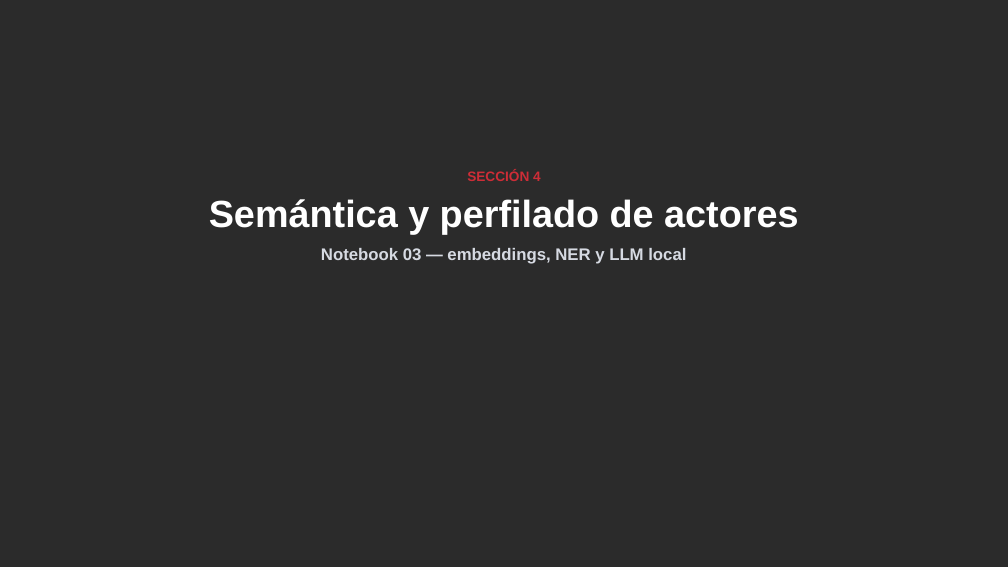
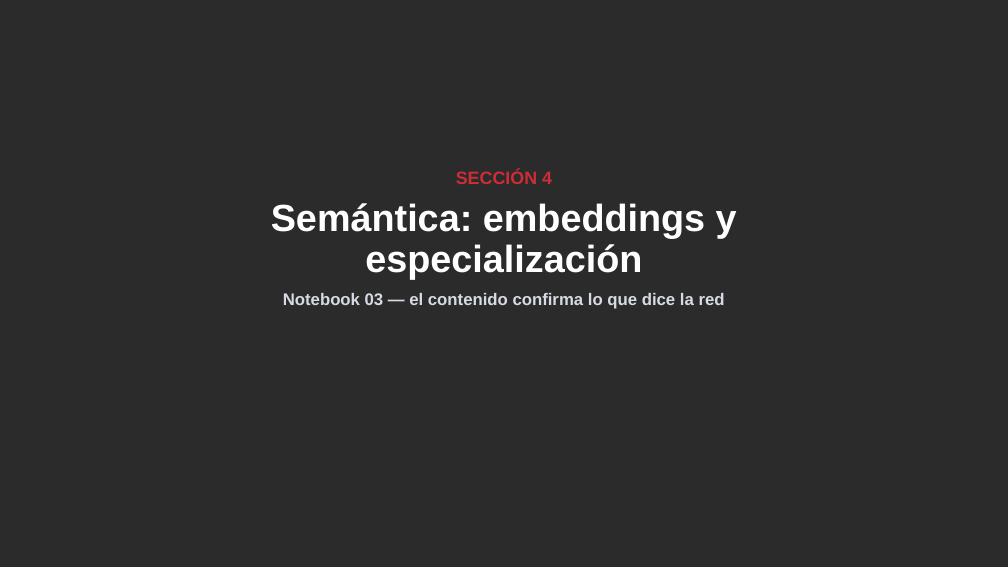
Before and after one commit to drj3ky11/FearOfTheDark, a slide deck: slide 15 of CardingForums/csbc26_caso_cardingforums.pptx (slide 14 before the commit). Drawn at 1008x567 pixels with LibreOffice and Linux fonts; fonts in the diff are those of the drawing; background and template pictures are left out; a plain dark background stands for a picture behind light text. Boxes give left, top, right and bottom in pixels: in the first picture for what was removed or moved away, otherwise in the second. Text is boxed around its words. In the diff, an @@ line names an element or a change of style, - is before the commit and + after.

```diff
--- a/CardingForums/csbc26_caso_cardingforums.pptx
+++ b/CardingForums/csbc26_caso_cardingforums.pptx
@@ text at [456, 171, 552, 184]: size 13 to 17 pt in "SECCIÓN 4" @@
@@ text at [271, 203, 737, 309]: text changed @@
-Semántica y perfilado de actores
-Notebook 03 — embeddings, NER y LLM local
+Semántica: embeddings y especialización
+Notebook 03 — el contenido confirma lo que dice la red
```
Also in this commit, not shown: 14 other slides changed, 5 slides added, 6 slides removed, 13 other files.
